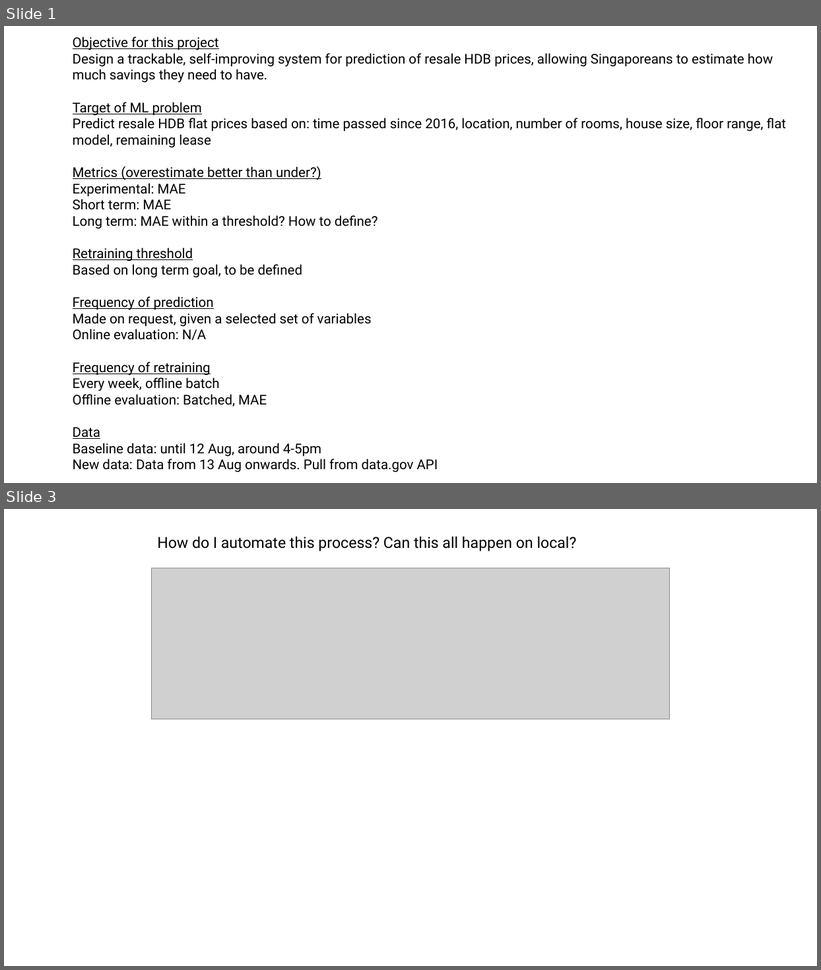
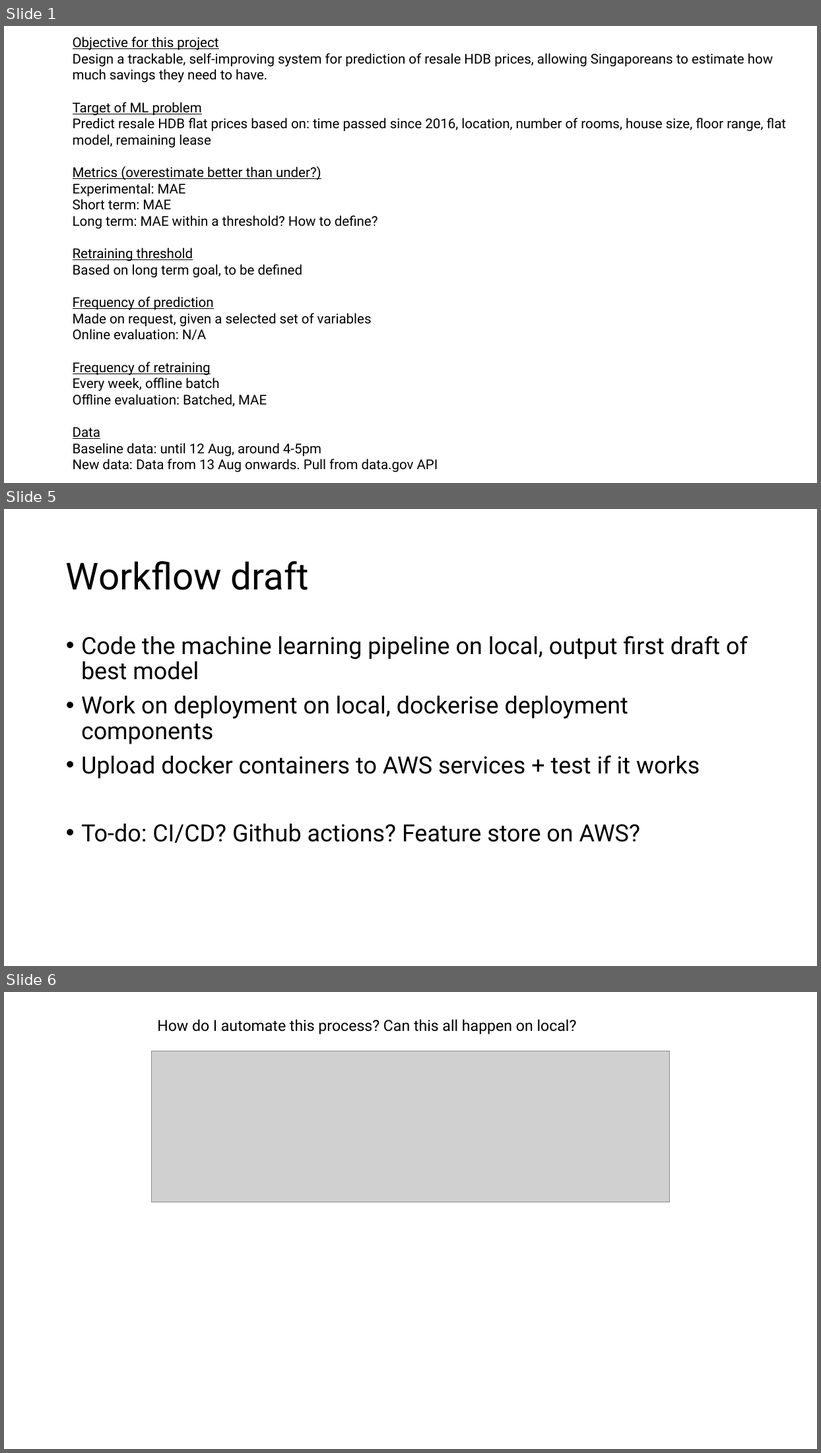
Before and after one commit to ziyu-toh/hdb-resale-prediction, a slide deck: docs/Architecture Overview.pptx. Shown one above the other, each under a label of ours: slides 1 and 3 before the commit, slides 1, 5 and 6 after it; the slides between them are not shown. The pictures are 821x970 and 821x1453 pixels, drawn with LibreOffice and Linux fonts; fonts in the diff are those of the drawing; grey boxes stand for pictures. Boxes give left, top, right and bottom in pixels: in the first picture for what was removed or moved away, otherwise in the second. Text is boxed around its words. In the diff, an @@ line names an element or a change of style, - is before the commit and + after.

```diff
--- a/docs/Architecture Overview.pptx
+++ b/docs/Architecture Overview.pptx
@@ slide 5 added at (4, 509, 817, 966), background #FFFFFF @@
@@ title added at (66, 561, 310, 590), 44 pt, text #000000 @@
+Workflow draft
@@ text added at (81, 636, 748, 844), 28 pt, text #000000 @@
+• Code the machine learning pipeline on local, output first draft of best model
+• Work on deployment on local, dockerise deployment components
+• Upload docker containers to AWS services + test if it works
+• To-do: CI/CD? Github actions? Feature store on AWS?
@@ what was slide 3 is now slide 6 @@
```
Also in this commit, not shown: 1 slide changed, 3 other slides added, 4 other files.
